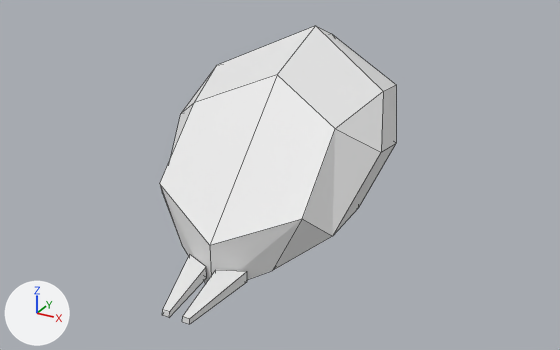
An edit to the Blender file Enemies/Landmite.blend, drawn before and after from the same camera.
The view is the same before and after, from a camera (50 mm lens) standing at (3.95, -6.57, 2.97) and looking at (0.15, 0.35, -0.48). The axes (+X, +Y, +Z) are drawn at lower left. The lights are the same throughout. Mesh edges are drawn as thin lines.

Names of what the first picture shows: 'Body'.
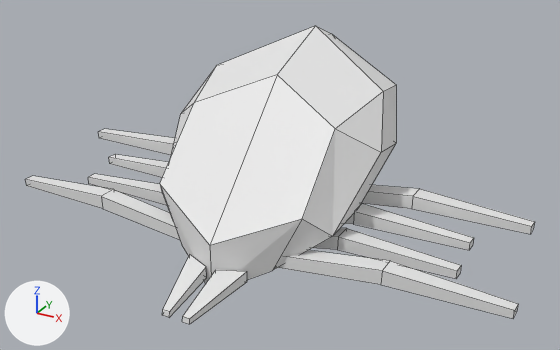
Commit message: Landmite Legs

Pixel boxes [x1, y1, x2, y2] of what changed, in the pictures (560 x 350 px):
'Body', reshaped (115% wider)
    before: [160, 26, 396, 324]
    after: [26, 26, 535, 324]
part 1 of me_circle, added
    after: [26, 129, 535, 319]

The change, as a diff of the scene's bpy script:
```diff
--- a/Enemies/Landmite.blend.py
+++ b/Enemies/Landmite.blend.py
@@ me_circle @@
 # used by ob_body; location = (0.0, 0.0, 0.0)
-me_circle.from_pydata(...)  # 36 vertices, 28 faces; spans x 0.0..1.27, y -1.48..2.27, z -1.39..0.94
+me_circle.from_pydata(...)  # 84 vertices, 68 faces; spans x 0.0..2.97, y -1.48..2.27, z -1.39..0.94
+# me_circle part 1
+# 32 vertices are added at x 0.34..2.97, y -0.51..0.87, z -1.11..-0.57
+# 8 new vertices lie (0.0, 0.22, 0.0) away from vertices in x 1.07..1.72, y -0.5..0.7, z -0.98..-0.57
+# 8 new vertices lie (0.0, 0.19, 0.0) away from vertices in x 0.34..0.51, y -0.51..0.69, z -1.11..-0.72
+# 40 new faces join them
```
